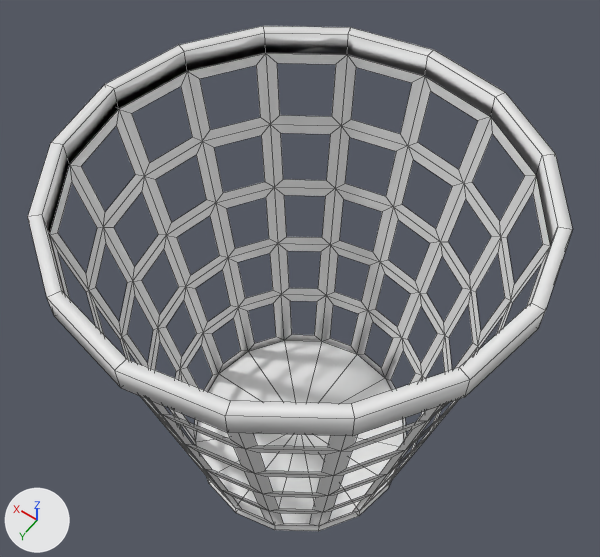
Two versions of the FBX model Assets/fbx/Trashcan.fbx, one commit apart.
One viewpoint serves both versions: a 50 mm lens placed at (-0.351, 0.492, 1.164), pointed at (0.032, -0.045, 0.321). Arrows for +X, +Y and +Z are at lower left; the lights stay in place. Mesh edges are drawn as thin lines. Where no turn or scale is listed for an object, it has been applied to the vertices.
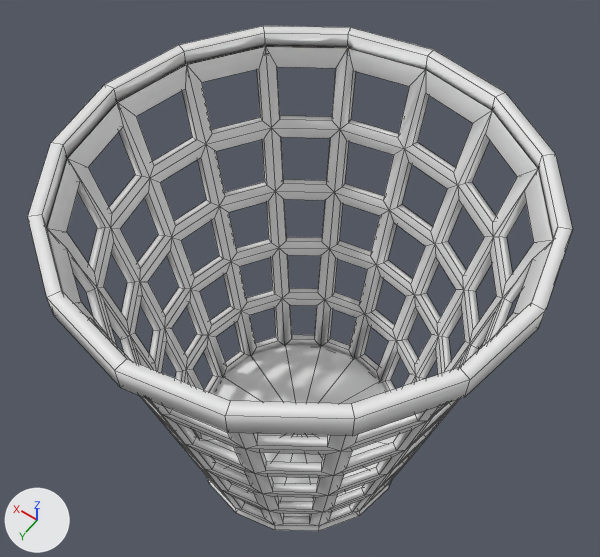
Changed parts and their boxes [x1, y1, x2, y2] in the pictures (600 x 557 px):
part 1 of me_cylinder_009, added
    after: [47, 47, 552, 524]

Edits to the bpy script that builds the scene:
```text
Change me_cylinder_009:
    used by ob_cylinder; location = (0.0, 0.0, 0.0)
    remove me_cylinder_009.from_pydata(...)  # 482 vertices, 432 faces; spans x -0.275..0.275, y -0.275..0.275, z 0.008..0.549
    add me_cylinder_009.from_pydata(...)  # 964 vertices, 1184 faces; spans x -0.275..0.275, y -0.275..0.275, z 0.008..0.549
    me_cylinder_009 part 1: 482 vertices added at x -0.267..0.267, y -0.267..0.267, z 0.015..0.542
```
